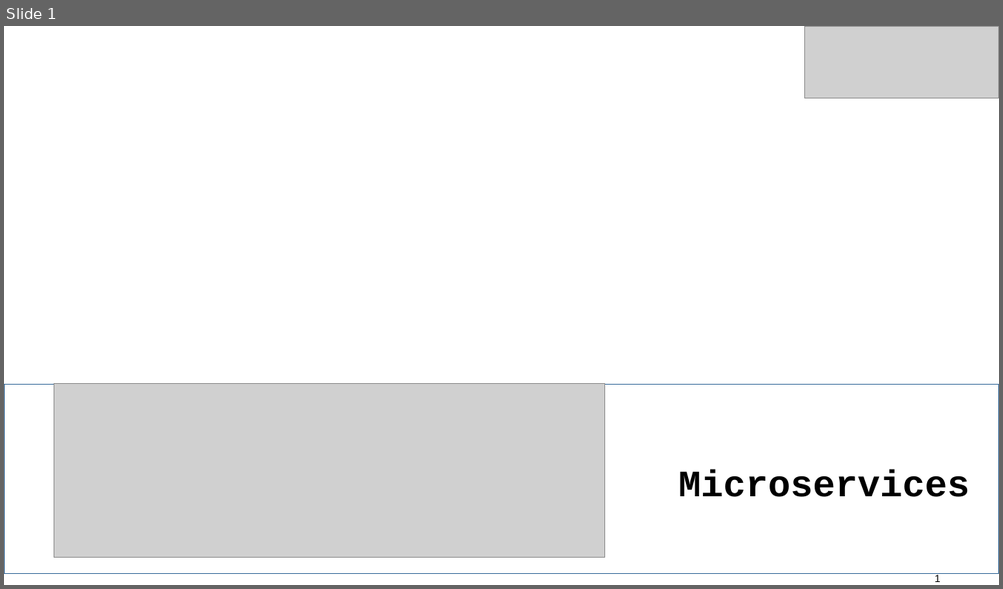
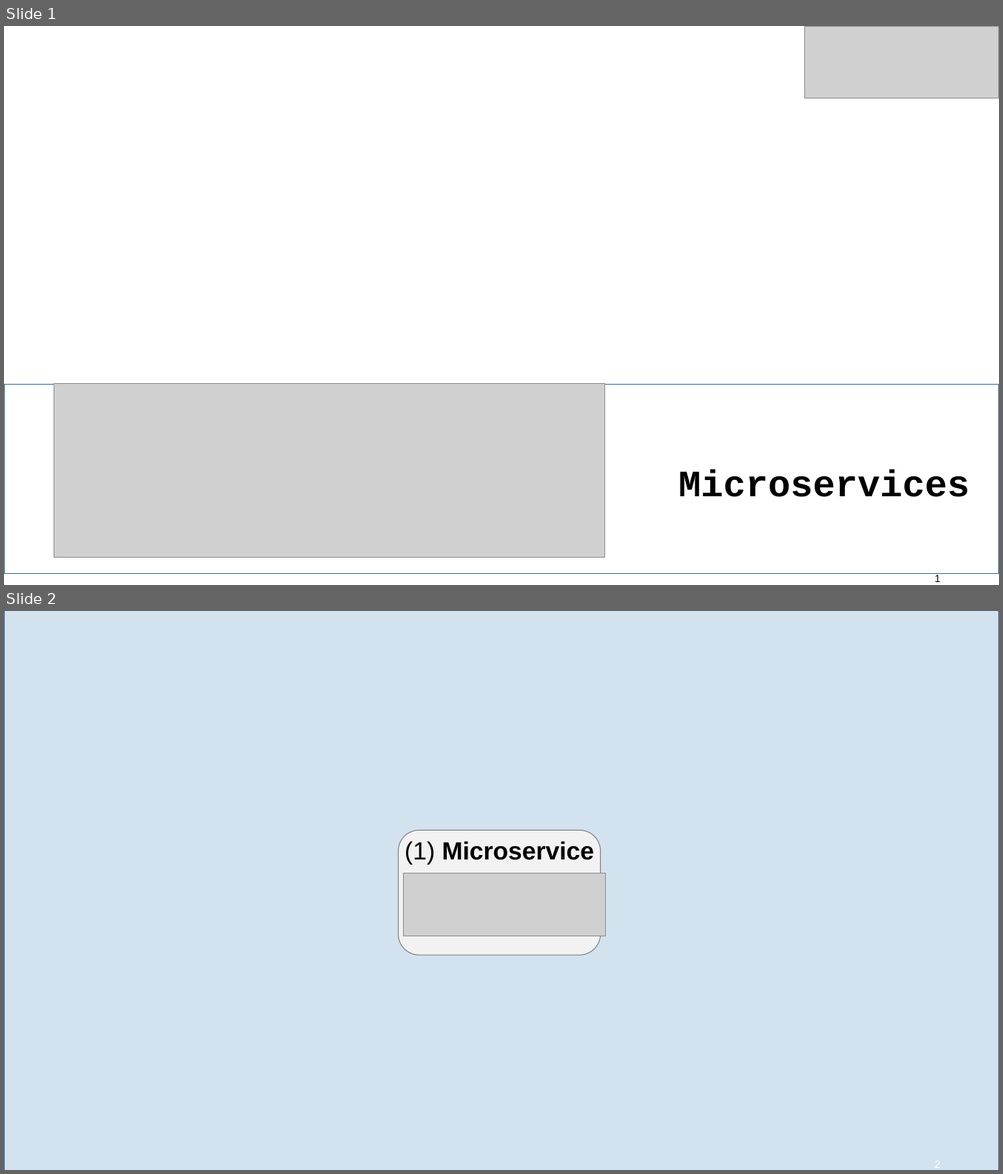
Before and after one commit to qaware/hitchhikers-guide-cloudnative, a slide deck: slides/01-microservices.pptx. Shown one above the other, each under a label of ours: slide 1 before the commit, slides 1 and 2 after it. The pictures are 1003x589 and 1003x1174 pixels, drawn with LibreOffice and Linux fonts; fonts in the diff are those of the drawing; grey boxes stand for pictures; background and template pictures are left out. Boxes give left, top, right and bottom in pixels: in the first picture for what was removed or moved away, otherwise in the second. Text is boxed around its words. In the diff, an @@ line names an element or a change of style, - is before the commit and + after.

```diff
--- a/slides/01-microservices.pptx
+++ b/slides/01-microservices.pptx
@@ slide 2 added at (4, 611, 999, 1170), background #FFFFFF @@
@@ rectangle added at (4, 611, 999, 1170), fill #D3E2EF, outline #386B9B 0.75 pt @@
@@ rounded rectangle added at (398, 830, 600, 955), fill #F2F2F2, outline #808080 0.75 pt @@
@@ text added at (404, 841, 594, 865), 24 pt, text #000000, bold @@
+(1) Microservice
@@ picture added at (403, 873, 606, 937) @@
@@ rectangle added at (4, 1156, 999, 1170), fill #386B9B @@
```
Also in this commit, not shown: 5 slides changed, 1 other slide added, 4 slides removed, 3 other files.
